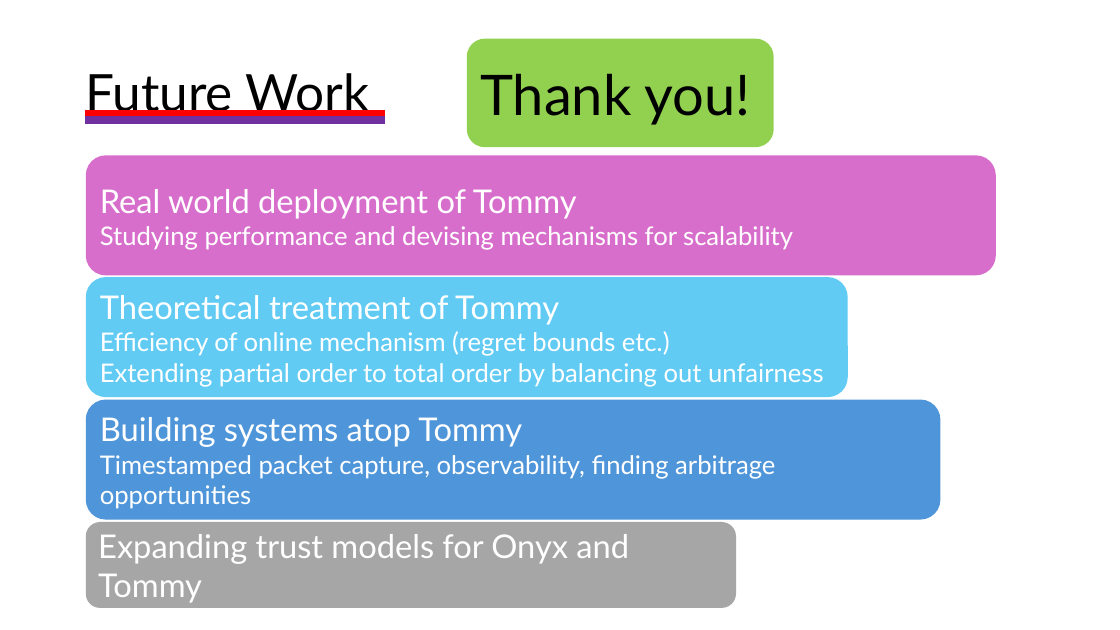
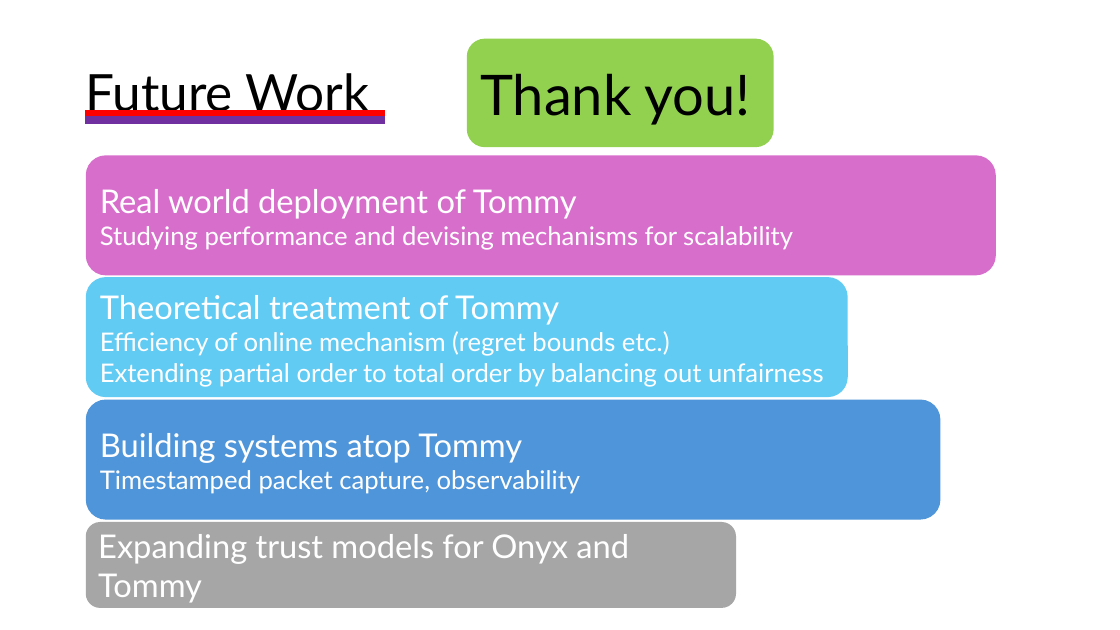
Before and after one commit to HaseebLUMS/Onyx-Presentation, a slide deck: slide 171 of thesis-latency-fairness.pptx. Drawn at 1120x630 pixels with LibreOffice and Linux fonts; fonts in the diff are those of the drawing. Boxes give left, top, right and bottom in pixels: in the first picture for what was removed or moved away, otherwise in the second. Text is boxed around its words. In the diff, an @@ line names an element or a change of style, - is before the commit and + after.

```diff
--- a/thesis-latency-fairness.pptx
+++ b/thesis-latency-fairness.pptx
@@ text in rounded rectangle at [100,433,581,494]: text changed @@
-Building systems atop Tommy
-Timestamped packet capture, observability, finding arbitrage opportunities
+Building systems atop Tommy
+Timestamped packet capture, observability
```
Also in this commit, not shown: 2 other slides changed.
